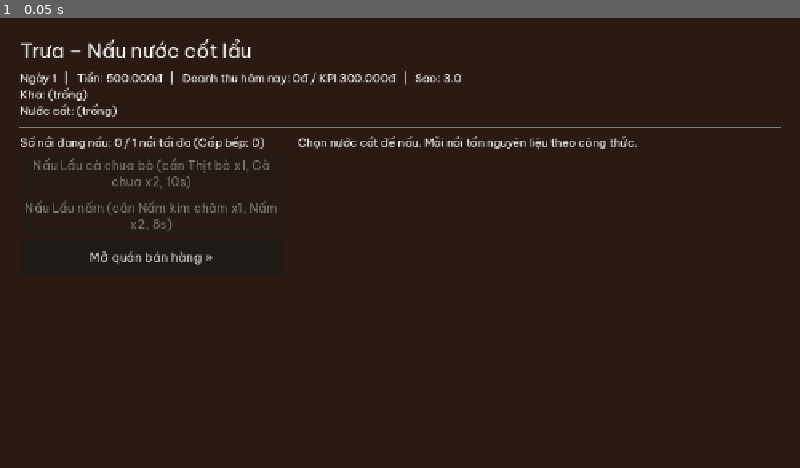
Above: before the commit, frame 1.
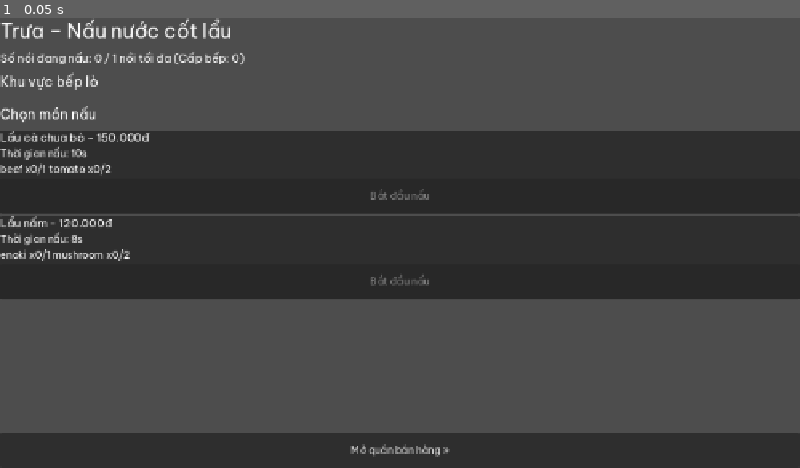
Above: after the commit, the same moment.

Repository: Znoywho/HotPot_SUNSUT
Game: Godot game, scene res://scenes/cook/cook_phase.tscn
Same seed, same stepped clock (60 frames per second), same inputs: the game is played once before the commit and once after it. This scene is started directly instead of the project's main scene.
Inputs:
- Up to frame 1 (0.05 s): no input

The runs differ from the first frame. In frame 1, 83% of the frame differs, in the area x 0-100%, y 0-100%.
Error after the commit: Invalid access to property or key 'display_name' on a base object of type 'Dictionary'. (res://scenes/cook/cook_phase.gd:108)

Commit message:
feat(cook): thiet ke scene bep that truc quan

Diff:
--- a/scenes/cook/cook_phase.gd
+++ b/scenes/cook/cook_phase.gd
@@ -1,72 +1,167 @@
-extends ScreenBase
+extends Control
 ## Trưa – nấu nước cốt lẩu.
 
 const BASE_POT_COUNT := 1
 
 var _cooking: Array[Dictionary] = []
-
-
-func _get_title() -> String:
-	return "Trưa – Nấu nước cốt lẩu"
+var _pots_container: GridContainer
+var _recipes_container: VBoxContainer
+var _info_label: Label
 
 
 func _ready() -> void:
-	super._ready()
+	_build_ui()
+	_rebuild()
 
 
 func _process(delta: float) -> void:
-	super._process(delta)
 	for i in range(_cooking.size() - 1, -1, -1):
 		var pot := _cooking[i]
 		pot["remaining"] = float(pot["remaining"]) - delta
+		var ui: Dictionary = pot["ui"]
+		var total := float(pot["total"])
+		var progress := 100.0 * (1.0 - float(pot["remaining"]) / total) if total > 0.0 else 100.0
+		(ui["bar"] as ProgressBar).value = clampf(progress, 0.0, 100.0)
+		(ui["time"] as Label).text = "%.0fs" % maxf(float(pot["remaining"]), 0.0)
 		if float(pot["remaining"]) <= 0.0:
 			_cooking.remove_at(i)
 			GameState.add_broth(str(pot["broth_id"]))
-			log_line("Đã nấu xong 1 nồi %s." % str(pot["display_name"]))
+			log_msg("Đã nấu xong 1 nồi %s." % str(pot["display_name"]))
+			(ui["card"] as Control).queue_free()
 			_rebuild()
-	_update_pot_labels()
+	_update_info()
 
 
-func _setup() -> void:
-	_rebuild()
-	log_line("Chọn nước cốt để nấu. Mỗi nồi tốn nguyên liệu theo công thức.")
+func _build_ui() -> void:
+	var root := VBoxContainer.new()
+	root.set_anchors_and_offsets_preset(Control.PRESET_FULL_RECT)
+	root.add_theme_constant_override("separation", 12)
+	add_child(root)
+
+	var title := Label.new()
+	title.text = "Trưa – Nấu nước cốt lẩu"
+	title.add_theme_font_size_override("font_size", 32)
+	root.add_child(title)
+
+	_info_label = Label.new()
+	_info_label.add_theme_font_size_override("font_size", 18)
+	root.add_child(_info_label)
+
+	var stove_label := Label.new()
+	stove_label.text = "Khu vực bếp lò"
+	stove_label.add_theme_font_size_override("font_size", 22)
+	root.add_child(stove_label)
+
+	_pots_container = GridContainer.new()
+	_pots_container.columns = 3
+	_pots_container.add_theme_constant_override("h_separation", 12)
+	_pots_container.add_theme_constant_override("v_separation", 12)
+	root.add_child(_pots_container)
+
+	var recipe_label := Label.new()
+	recipe_label.text = "Chọn món nấu"
+	recipe_label.add_theme_font_size_override("font_size", 22)
+	root.add_child(recipe_label)
+
+	var scroll := ScrollContainer.new()
+	scroll.size_flags_vertical = Control.SIZE_EXPAND_FILL
+	root.add_child(scroll)
+	_recipes_container = VBoxContainer.new()
+	_recipes_container.size_flags_horizontal = Control.SIZE_EXPAND_FILL
+	scroll.add_child(_recipes_container)
+
+	var next_btn := Button.new()
+	next_btn.text = "Mở quán bán hàng »"
+	next_btn.custom_minimum_size = Vector2(0, 56)
+	next_btn.pressed.connect(DayManager.next_phase)
+	root.add_child(next_btn)
 
 
 func _rebuild() -> void:
-	clear_actions()
-	var max_pots := BASE_POT_COUNT + GameState.get_upgrade_level("stove")
-	var info := Label.new()
-	info.text = "Số nồi đang nấu: %d / %d nồi tối đa (Cấp bếp: %d)" % [_cooking.size(), max_pots, GameState.get_upgrade_level("stove")]
-	info.add_theme_font_size_override("font_size", 18)
-	actions.add_child(info)
-	for pot in _cooking:
-		var row := Label.new()
-		row.text = "%s - %s - %.0fs" % [str(pot["display_name"]), "Đang nấu", maxf(float(pot["remaining"]), 0.0)]
-		row.add_theme_font_size_override("font_size", 18)
-		actions.add_child(row)
-		pot["ui_label"] = row
-	for broth in Database.broths_for_day(GameState.day):
-		var cook_time := broth.cook_time * Database.upgrade_value("stove")
-		var button := add_action(
-			"Nấu %s (cần %s, %.0fs)" % [broth.display_name, GameState.describe_items(broth.ingredients), cook_time],
-			_cook.bind(broth))
-		button.disabled = not GameState.has_items(broth.ingredients) or _cooking.size() >= max_pots
-	if _cooking.size() >= max_pots:
-		log_line("Bếp đã đầy nồi (tối đa %d nồi), hãy đợi nấu xong!" % max_pots)
-	add_action("Mở quán bán hàng »", DayManager.next_phase)
+	_update_pots()
+	_rebuild_recipes()
+	_update_info()
 
 
-func _update_pot_labels() -> void:
-	for pot in _cooking:
-		if pot.has("ui_label"):
-			var label: Label = pot["ui_label"]
-			label.text = "%s - %s - %.0fs" % [str(pot["display_name"]), "Đang nấu", maxf(float(pot["remaining"]), 0.0)]
+func _update_info() -> void:
+	var max_pots := BASE_POT_COUNT + GameState.get_upgrade_level("stove")
+	_info_label.text = "Số nồi đang nấu: %d / %d nồi tối đa (Cấp bếp: %d)" % [_cooking.size(), max_pots, GameState.get_upgrade_level("stove")]
+
+
+func _update_pots() -> void:
+	for child in _pots_container.get_children():
+		child.queue_free()
+	var max_pots := BASE_POT_COUNT + GameState.get_upgrade_level("stove")
+	for i in max_pots:
+		var card := PanelContainer.new()
+		card.custom_minimum_size = Vector2(220, 120)
+		var vbox := VBoxContainer.new()
+		card.add_child(vbox)
+		var pot_data := _pot_at_index(i)
+		if pot_data == null:
+			var lbl := Label.new()
+			lbl.text = "Bếp lò trống"
+			lbl.horizontal_alignment = HORIZONTAL_ALIGNMENT_CENTER
+			vbox.add_child(lbl)
+		else:
+			var name_lbl := Label.new()
+			name_lbl.text = str(pot_data["display_name"])
+			vbox.add_child(name_lbl)
+			var bar := ProgressBar.new()
+			bar.custom_minimum_size = Vector2(0, 24)
+			var total := float(pot_data["total"])
+			var progress := 100.0 * (1.0 - float(pot_data["remaining"]) / total) if total > 0.0 else 100.0
+			bar.value = clampf(progress, 0.0, 100.0)
+			vbox.add_child(bar)
+			var time_lbl := Label.new()
+			time_lbl.text = "%.0fs" % maxf(float(pot_data["remaining"]), 0.0)
+			vbox.add_child(time_lbl)
+			pot_data["ui"] = {"card": card, "bar": bar, "time": time_lbl}
+		_pots_container.add_child(card)
+
+
+func _pot_at_index(index: int) -> Dictionary:
+	if index < _cooking.size():
+		return _cooking[index]
+	return {}
+
+
+func _rebuild_recipes() -> void:
+	for child in _recipes_container.get_children():
+		child.queue_free()
+	var max_pots := BASE_POT_COUNT + GameState.get_upgrade_level("stove")
+	for broth in Database.broths_for_day(GameState.day):
+		var card := PanelContainer.new()
+		var vbox := VBoxContainer.new()
+		card.add_child(vbox)
+		var name_lbl := Label.new()
+		name_lbl.text = "%s - %s" % [broth.display_name, GameState.format_money(broth.price)]
+		name_lbl.add_theme_font_size_override("font_size", 18)
+		vbox.add_child(name_lbl)
+		var time_lbl := Label.new()
+		var cook_time := broth.cook_time * Database.upgrade_value("stove")
+		time_lbl.text = "Thời gian nấu: %.0fs" % cook_time
+		vbox.add_child(time_lbl)
+		var ing_box := HBoxContainer.new()
+		for id in broth.ingredients:
+			var ing_lbl := Label.new()
+			ing_lbl.text = "%s x%d/%d" % [id, GameState.get_item_count(id), int(broth.ingredients[id])]
+			ing_lbl.add_theme_font_size_override("font_size", 16)
+			ing_box.add_child(ing_lbl)
+		vbox.add_child(ing_box)
+		var btn := Button.new()
+		btn.text = "Bắt đầu nấu"
+		btn.custom_minimum_size = Vector2(0, 56)
+		btn.disabled = not GameState.has_items(broth.ingredients) or _cooking.size() >= max_pots
+		btn.pressed.connect(_cook.bind(broth))
+		vbox.add_child(btn)
+		_recipes_container.add_child(card)
 
 
 func _cook(broth: BrothData) -> void:
 	var max_pots := BASE_POT_COUNT + GameState.get_upgrade_level("stove")
 	if _cooking.size() >= max_pots:
-		log_line("Bếp đã đầy nồi (tối đa %d nồi), hãy đợi nấu xong!" % max_pots)
+		log_msg("Bếp đã đầy nồi (tối đa %d nồi), hãy đợi nấu xong!" % max_pots)
 		return
 	if not GameState.has_items(broth.ingredients):
 		return
@@ -78,6 +173,11 @@
 		"display_name": broth.display_name,
 		"remaining": cook_time,
 		"total": cook_time,
+		"ui": {},
 	})
-	log_line("Bắt đầu nấu 1 nồi %s (%.0fs)." % [broth.display_name, cook_time])
+	log_msg("Bắt đầu nấu 1 nồi %s (%.0fs)." % [broth.display_name, cook_time])
 	_rebuild()
+
+
+func log_msg(text: String) -> void:
+	print(text)
